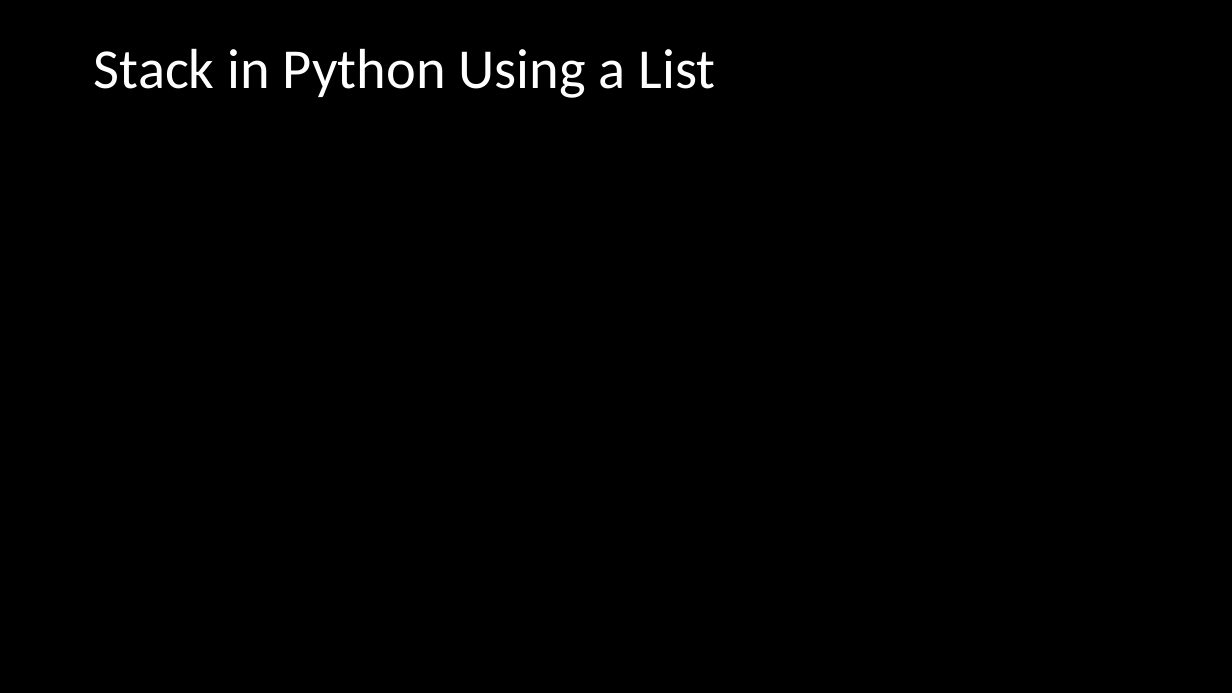
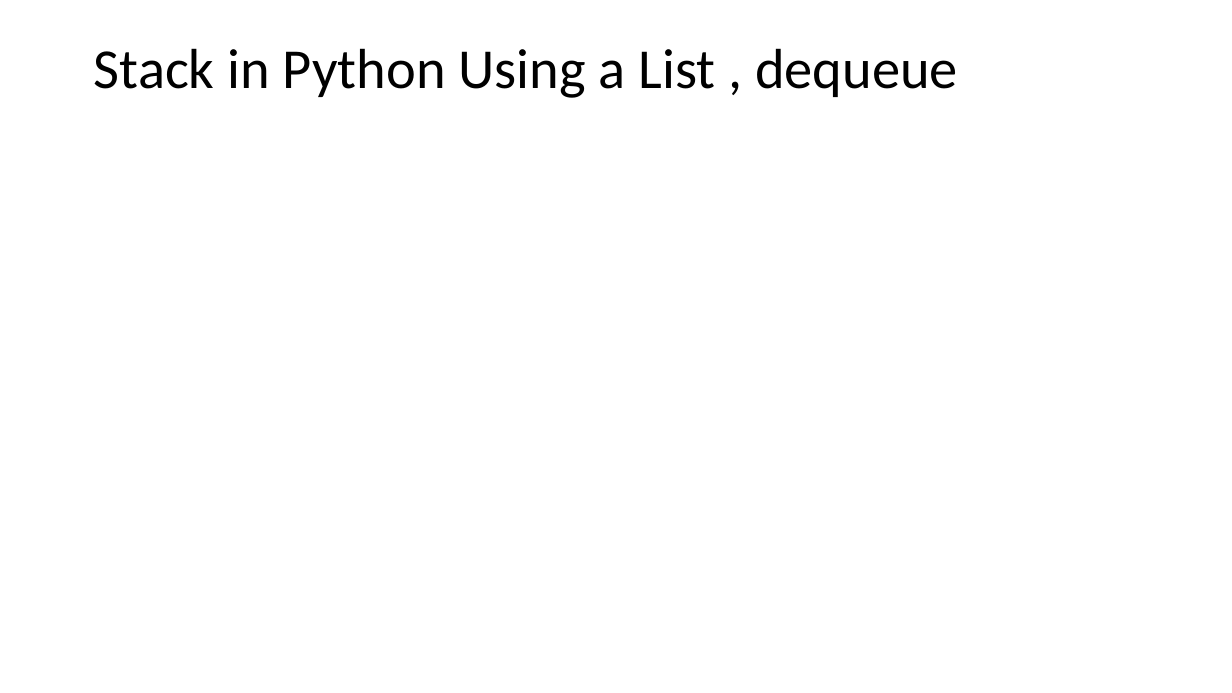
Before and after one commit to edyoda/DS290922A, a slide deck: slide 29 of DSA_Algo/Slides/Data Structure.pptx (slide 28 before the commit). Drawn at 1232x693 pixels with LibreOffice and Linux fonts; fonts in the diff are those of the drawing. Boxes give left, top, right and bottom in pixels: in the first picture for what was removed or moved away, otherwise in the second. Text is boxed around its words. In the diff, an @@ line names an element or a change of style, - is before the commit and + after.

```diff
--- a/DSA_Algo/Slides/Data Structure.pptx
+++ b/DSA_Algo/Slides/Data Structure.pptx
@@ background #000000 to #FFFFFF @@
@@ title at (94, 48, 958, 98): text changed; text colour #FFFFFF to #000000 @@
-Stack in Python Using a List
+Stack in Python Using a List , dequeue
```
Also in this commit, not shown: 16 other slides changed, 4 slides added, 1 slide removed, 2 other files.
